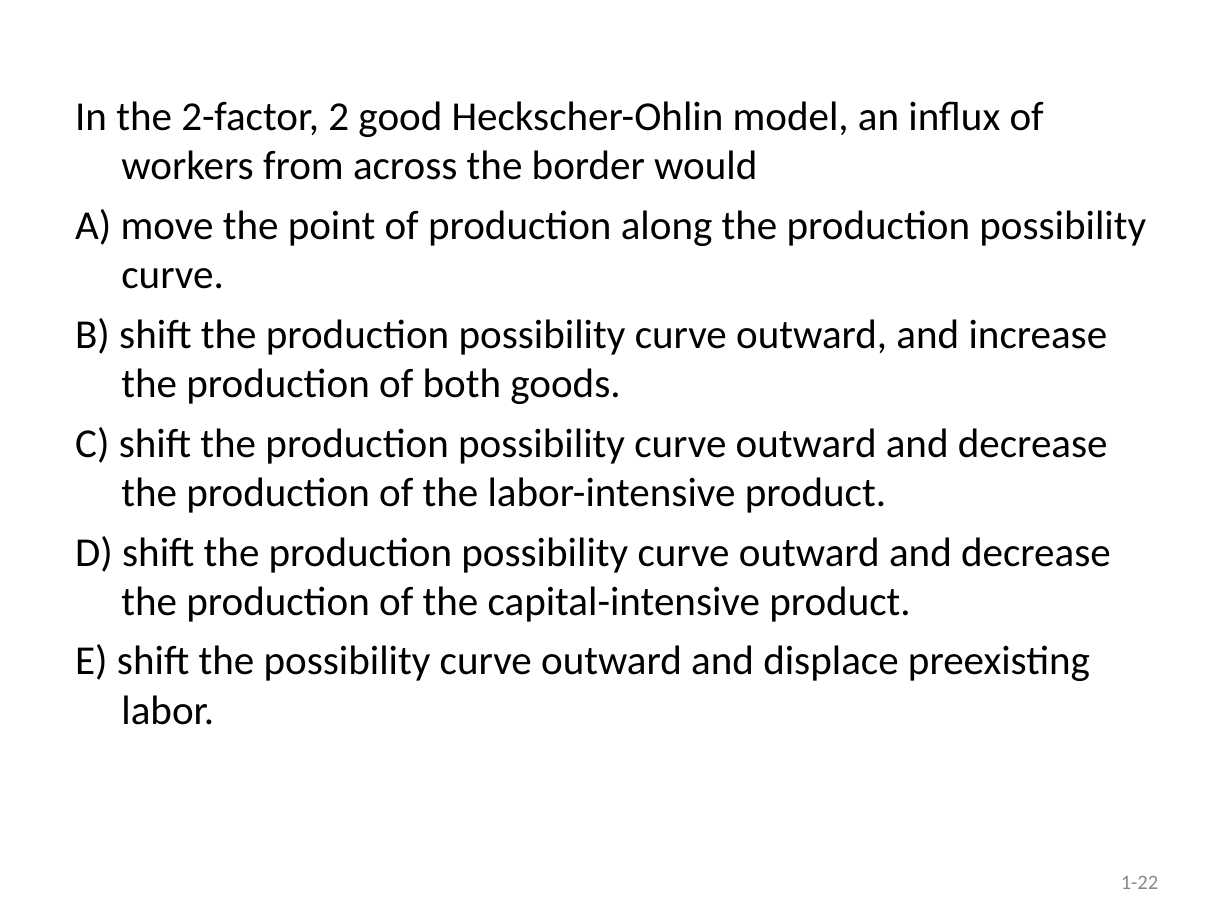
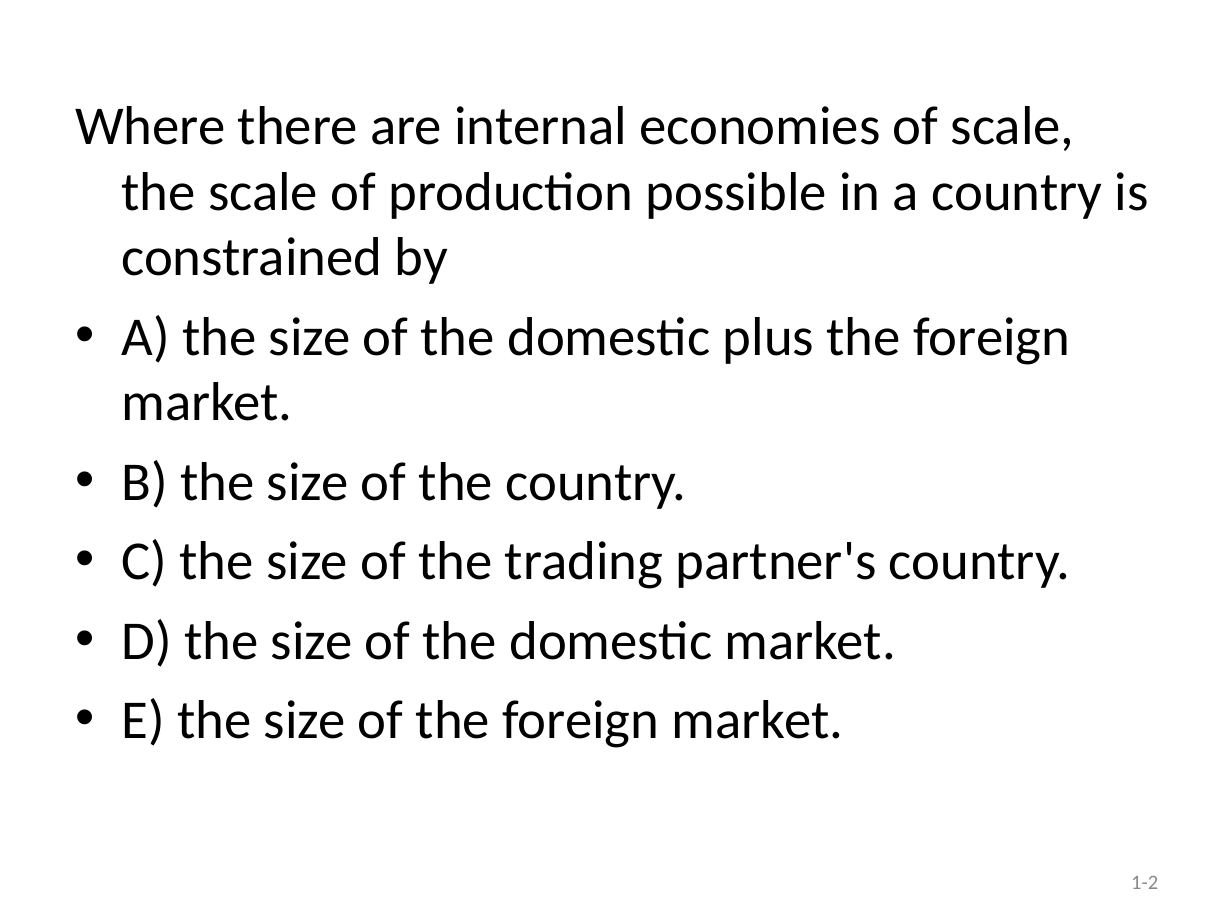
Before and after one commit to hehemin/bayeswhu.github.io, a slide deck: slide 2 of teaching/trade/Quiz1.ppt (slide 22 before the commit). Drawn at 1232x924 pixels with LibreOffice and Linux fonts; fonts in the diff are those of the drawing. Boxes give left, top, right and bottom in pixels: in the first picture for what was removed or moved away, otherwise in the second. Text is boxed around its words. In the diff, an @@ line names an element or a change of style, - is before the commit and + after.

```diff
--- a/teaching/trade/Quiz1.ppt
+++ b/teaching/trade/Quiz1.ppt
@@ text at bbox=[75, 106, 1149, 748]: text changed; size 24 to 32 pt @@
-In the 2-factor, 2 good Heckscher-Ohlin model, an influx of workers from across the border would
-A) move the point of production along the production possibility curve.
-B) shift the production possibility curve outward, and increase the production of both goods.
-C) shift the production possibility curve outward and decrease the production of the labor-intensive product.
-D) shift the production possibility curve outward and decrease the production of the capital-intensive product.
-E) shift the possibility curve outward and displace preexisting labor.
+Where there are internal economies of scale, the scale of production possible in a country is constrained by
+• A) the size of the domestic plus the foreign market.
+• B) the size of the country.
+• C) the size of the trading partner's country.
+• D) the size of the domestic market.
+• E) the size of the foreign market.
@@ page number at bbox=[1131, 876, 1158, 889]: text changed @@
-1-22
+1-2
```
Also in this commit, not shown: 28 other slides changed, 30 slides added, 2 slides removed, 2 other files.
